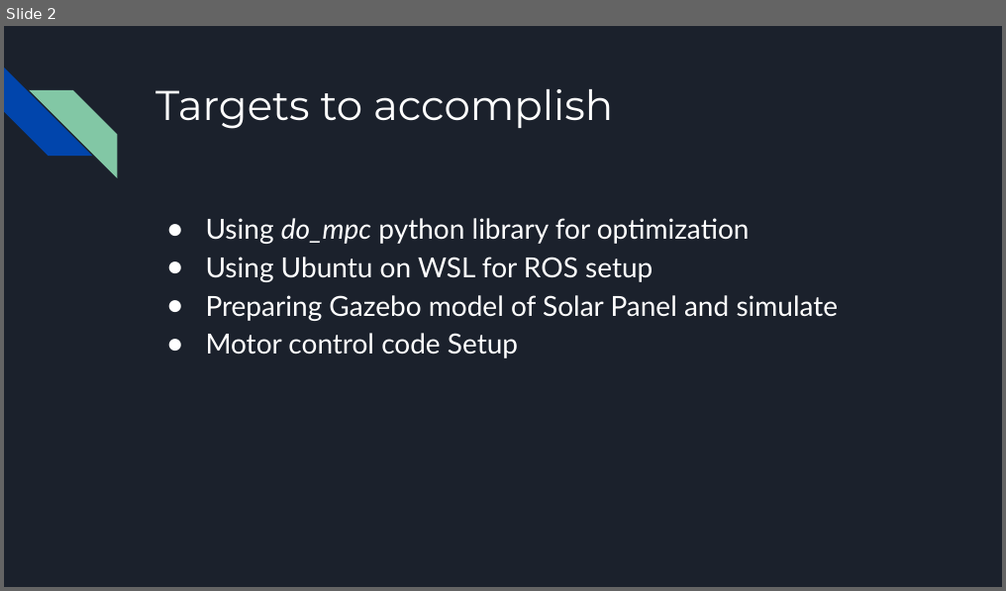
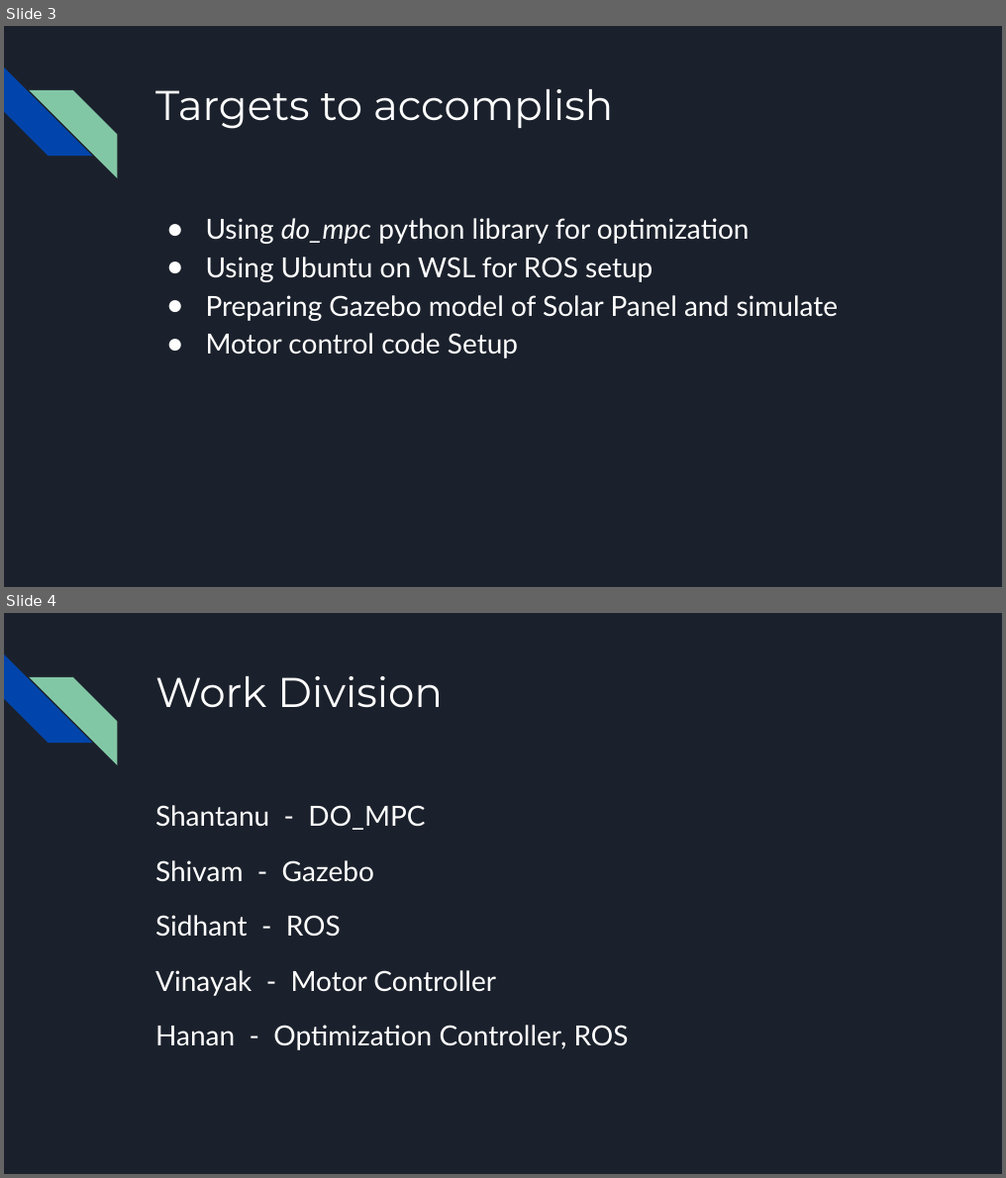
Before and after one commit to dancinglightning/Solar-Inc, a slide deck: Workflow/Solar Technovation Workflow.pptx. Shown one above the other, each under a label of ours: slide 2 before the commit, slides 3 and 4 after it. The pictures are 1006x591 and 1006x1178 pixels, drawn with LibreOffice and Linux fonts; fonts in the diff are those of the drawing. Boxes give left, top, right and bottom in pixels: in the first picture for what was removed or moved away, otherwise in the second. Text is boxed around its words. In the diff, an @@ line names an element or a change of style, - is before the commit and + after.

```diff
--- a/Workflow/Solar Technovation Workflow.pptx
+++ b/Workflow/Solar Technovation Workflow.pptx
@@ slide 4 added at (4, 613, 1002, 1174), background #1B212C; not listed: 2 template elements that a slide beside it also shows @@
@@ title added at (155, 676, 443, 708), 30 pt, text #FFFFFF @@
+Work Division
@@ text added at (155, 805, 629, 1051), 20 pt, text #FFFFFF @@
+Shantanu - DO_MPC
+Shivam - Gazebo
+Sidhant - ROS
+Vinayak - Motor Controller
+Hanan - Optimization Controller, ROS
@@ what was slide 2 is now slide 3 @@
```
Also in this commit, not shown: 1 slide changed, 1 other slide added.
